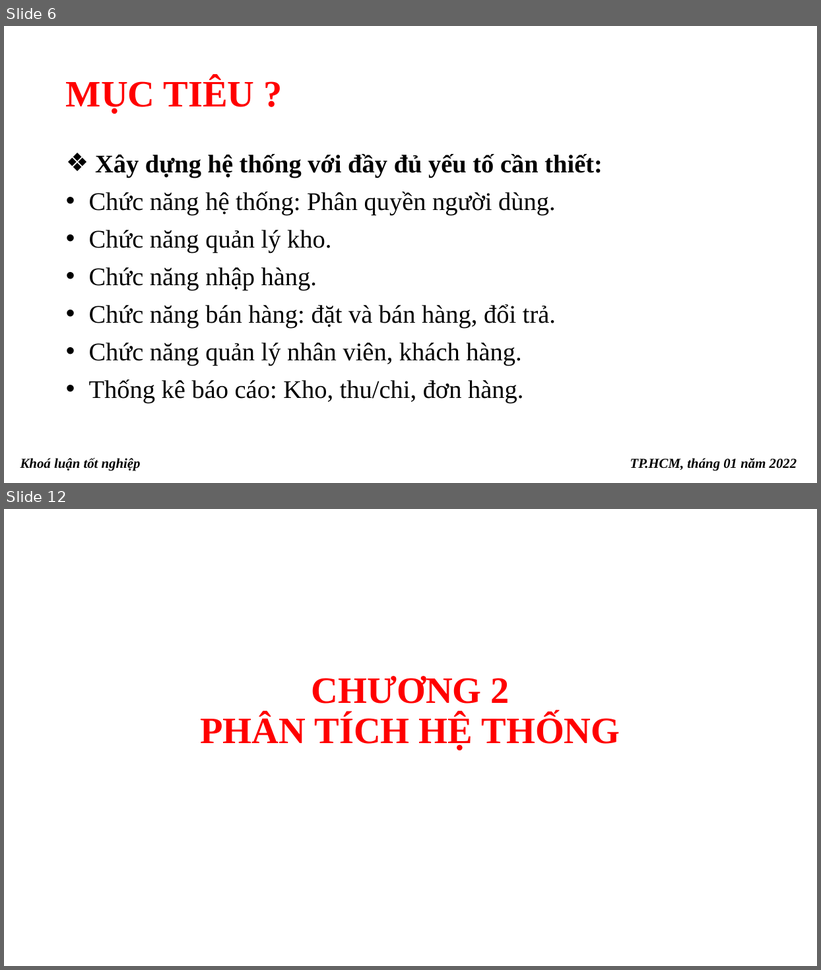
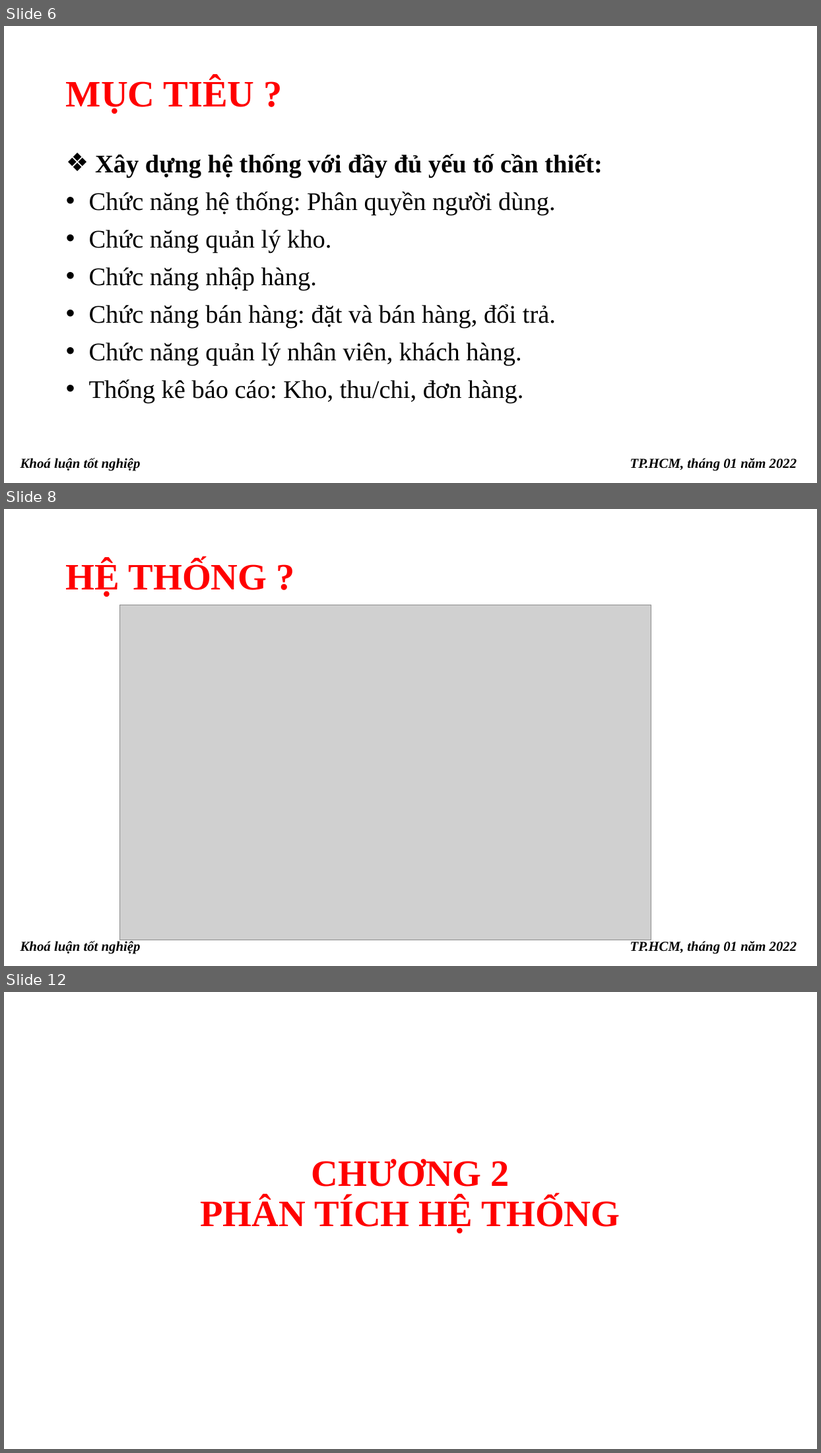
Before and after one commit to khoaluantotnghiep-09dhth-hufi/baocao, a slide deck: ppBaoCao_2.pptx. Shown one above the other, each under a label of ours: slides 6 and 12 before the commit, slides 6, 8 and 12 after it; the slides between them are not shown. The pictures are 821x970 and 821x1453 pixels, drawn with LibreOffice and Linux fonts; fonts in the diff are those of the drawing; grey boxes stand for pictures. Boxes give left, top, right and bottom in pixels: in the first picture for what was removed or moved away, otherwise in the second. Text is boxed around its words. In the diff, an @@ line names an element or a change of style, - is before the commit and + after.

```diff
--- a/ppBaoCao_2.pptx
+++ b/ppBaoCao_2.pptx
@@ slide 8 added at (x1=4, y1=509, x2=817, y2=966), background #FFFFFF @@
@@ title added at (x1=66, y1=560, x2=267, y2=597), 44 pt, text #FF0000, bold @@
+HỆ THỐNG ?
@@ picture added at (x1=120, y1=605, x2=652, y2=940) @@
@@ text added at (x1=20, y1=941, x2=797, y2=955), 16.2 pt, text #000000, bold, italic @@
+Khoá luận tốt nghiệp TP.HCM, tháng 01 năm 2022
```
Also in this commit, not shown: 6 slides changed, 1 other slide added, 1 other file.
